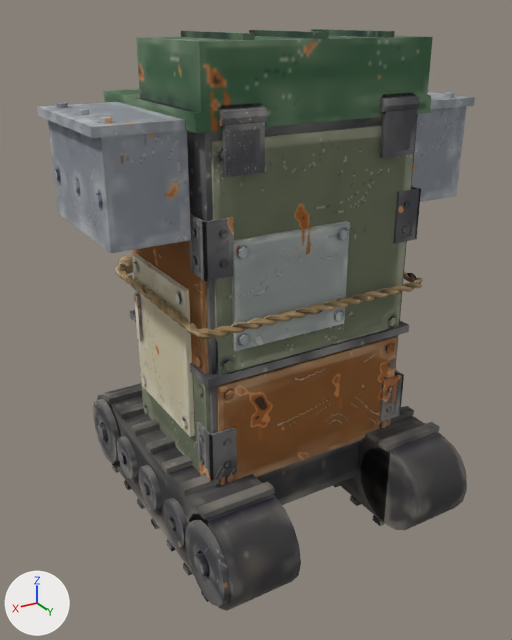
Before and after pictures for a commit that changed the glTF model art/models/Bruiser/Bruiser.glb.
The view is the same before and after, from a camera (50 mm lens) standing at (3.66, 5.88, 5.03) and looking at (0.16, 0.06, 2.11). The axes (+X, +Y, +Z) are drawn at lower left. The lights are the same throughout. The first picture is the older version.

In view in the first picture: 'BackLowerPanel', 'BackUpperPanel', 'Body', 'Brackets', 'FridgePanel', 'LidHardware', 'LidPlates', 'RoadWheels', 'ScrapPatches', 'ShoulderL', 'ShoulderR', 'Treads' and 3 more.
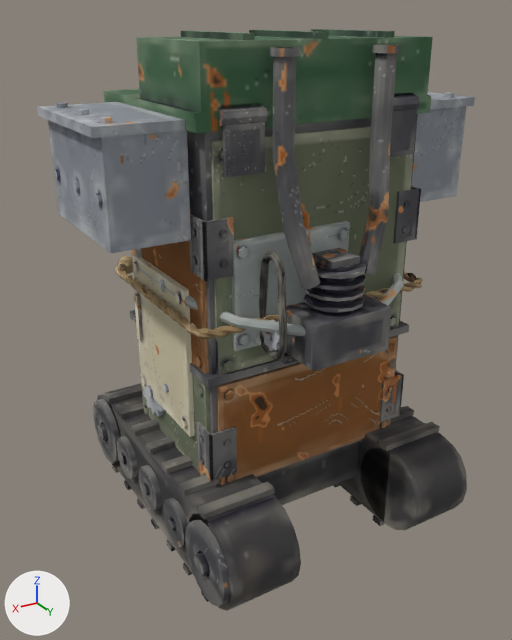
Location of each change, (x1, y1, x2, y2) in pixels of the pictures (512 x 640 px):
'Engine', added
    after: (270, 44, 401, 371)
'FanBelt', added
    after: (259, 251, 287, 360)
'Pipes', added (mostly hidden)
    after: (136, 248, 404, 336)
'Gears', added
    after: (141, 320, 280, 416)

The change, as a list of edits to the scene's bpy script:
```text
Add img_image_25:
    img_image_25 = load_image('Image_25', '_unpacked/Image_25', 256, 256, 'sRGB')
Add img_image_24:
    img_image_24 = load_image('Image_24', '_unpacked/Image_24', 256, 256, 'sRGB')
Add img_image_23:
    img_image_23 = load_image('Image_23', '_unpacked/Image_23', 256, 256, 'sRGB')
Add img_image_22:
    img_image_22 = load_image('Image_22', '_unpacked/Image_22', 256, 256, 'sRGB')
Add mat_pipes:
    mat_pipes = principled_material('Pipes')
    mat_pipes.texture = img_image_25
    mat_pipes.roughness = 1.0
Add mat_gears:
    mat_gears = principled_material('Gears')
    mat_gears.texture = img_image_24
    mat_gears.roughness = 1.0
Add mat_fanbelt:
    mat_fanbelt = principled_material('FanBelt')
    mat_fanbelt.texture = img_image_23
    mat_fanbelt.roughness = 1.0
Add mat_engine:
    mat_engine = principled_material('Engine')
    mat_engine.texture = img_image_22
    mat_engine.roughness = 1.0
Add me_pipes:
    me_pipes.from_pydata(...)  # 208 vertices, 408 faces; spans x -1.23..1.23, y -0.75..1.34, z 2.45..3.22
    me_pipes.materials.append(mat_pipes)  # picture img_image_25
Add me_gears:
    me_gears.from_pydata(...)  # 880 vertices, 1740 faces; spans x -1.22..1.22, y -0.68..1.24, z 1.07..2.59
    me_gears.materials.append(mat_gears)  # picture img_image_24
Add me_fanbelt:
    me_fanbelt.from_pydata(...)  # 74 vertices, 148 faces; spans x 0.58..0.66, y 0.88..1.32, z 2.23..3.22
    me_fanbelt.materials.append(mat_fanbelt)  # picture img_image_23
Add me_engine:
    me_engine.from_pydata(...)  # 360 vertices, 688 faces; spans x -0.61..0.61, y 0.85..1.45, z 2.1..4.8
    me_engine.materials.append(mat_engine)  # picture img_image_22
Add ob_pipes:
    ob_pipes = bpy.data.objects.new('Pipes', me_pipes)
    ob_pipes.location = (0.0, 0.0, 0.0)
Add ob_gears:
    ob_gears = bpy.data.objects.new('Gears', me_gears)
    ob_gears.location = (0.0, 0.0, 0.0)
Add ob_fanbelt:
    ob_fanbelt = bpy.data.objects.new('FanBelt', me_fanbelt)
    ob_fanbelt.location = (0.0, 0.0, 0.0)
Add ob_engine:
    ob_engine = bpy.data.objects.new('Engine', me_engine)
    ob_engine.location = (0.0, 0.0, 0.0)
```
